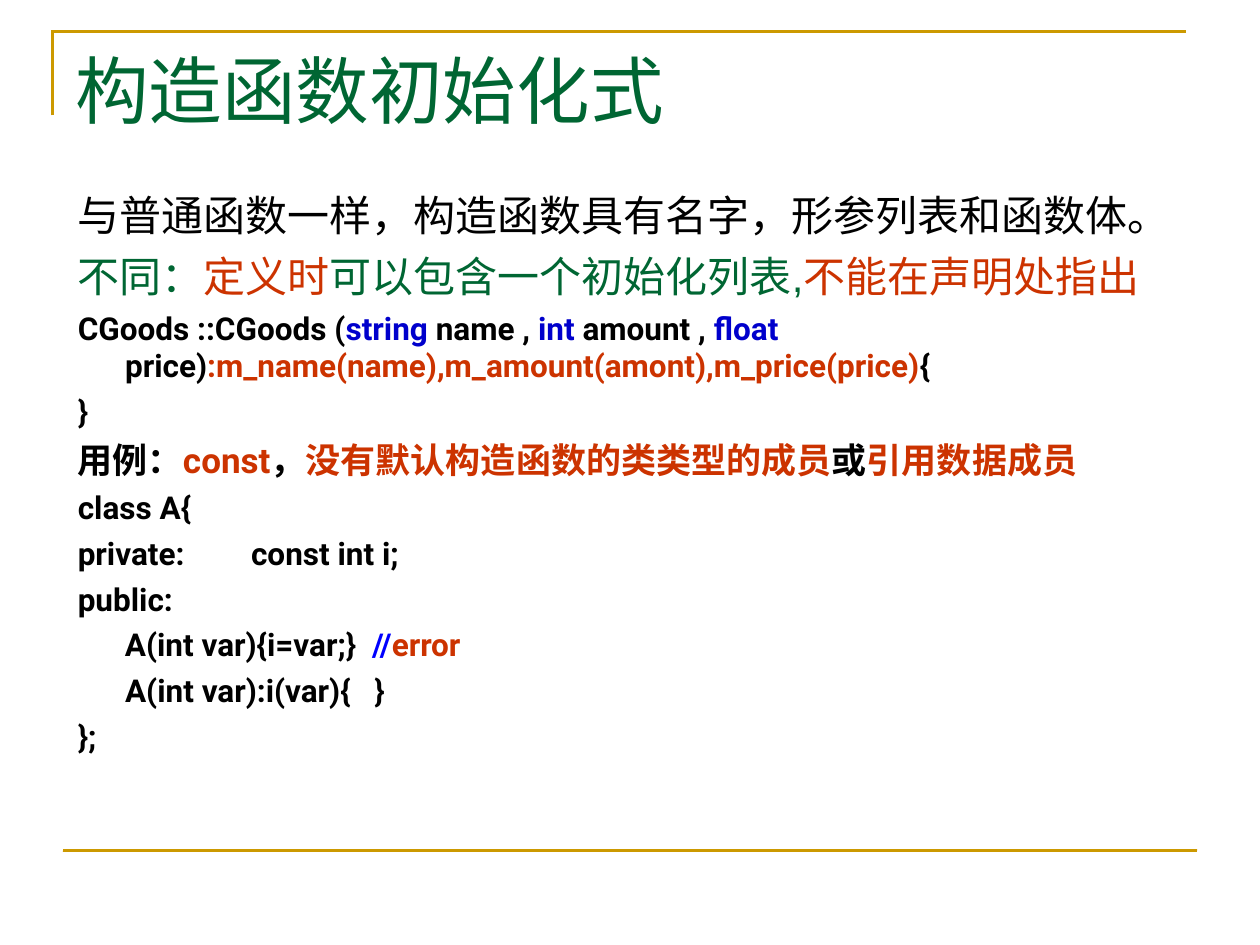
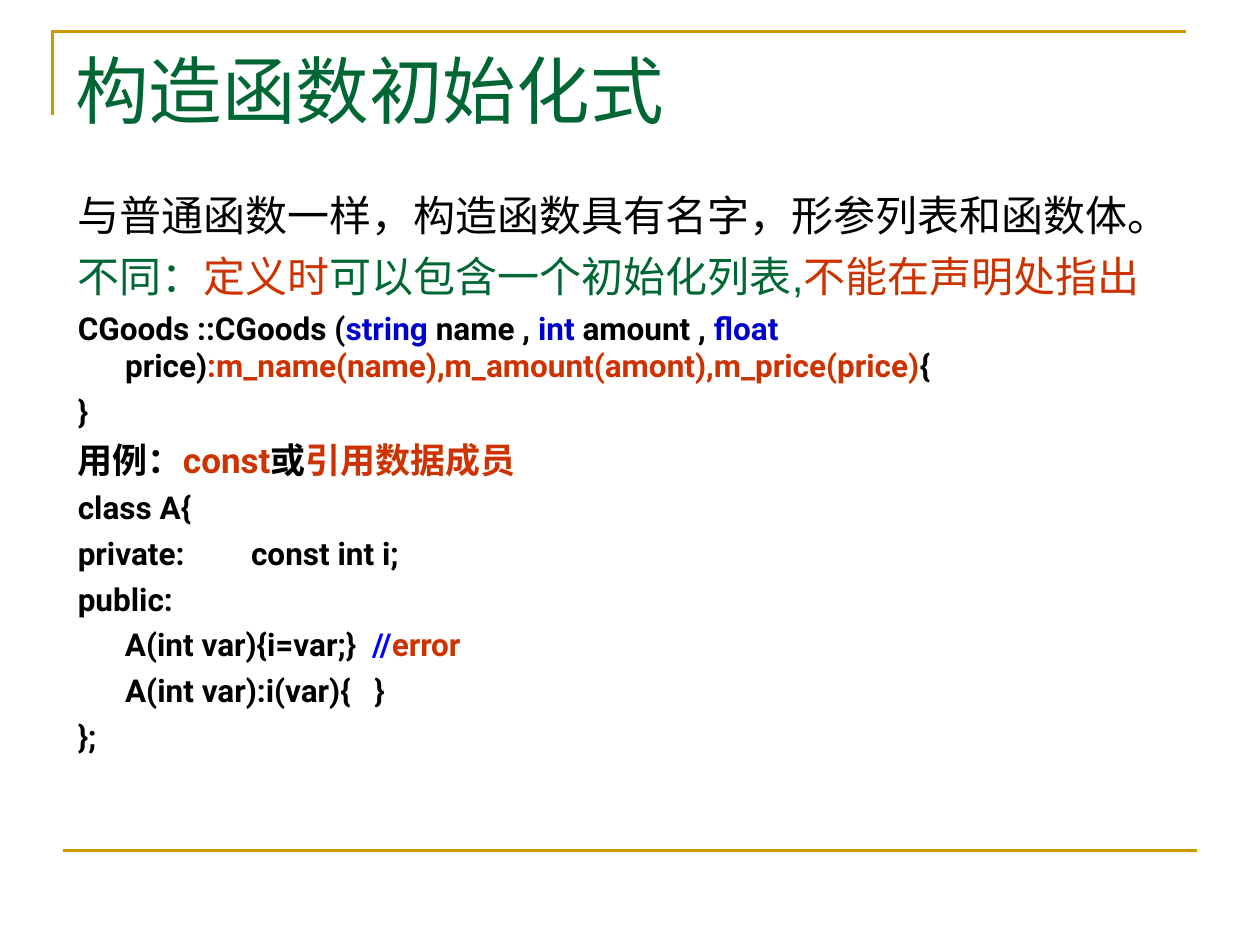
Before and after one commit to Changhe160/Changhe160.github.io, a slide deck: slide 26 of teachingRes/Cplusplus/unit04类与对象.ppt (slide 28 before the commit). Drawn at 1260x945 pixels with LibreOffice and Linux fonts; fonts in the diff are those of the drawing. Boxes give left, top, right and bottom in pixels: in the first picture for what was removed or moved away, otherwise in the second. Text is boxed around its words. In the diff, an @@ line names an element or a change of style, - is before the commit and + after.

```diff
--- a/teachingRes/Cplusplus/unit04类与对象.ppt
+++ b/teachingRes/Cplusplus/unit04类与对象.ppt
@@ text at [78, 443, 516, 477]: text changed @@
-用例：const，没有默认构造函数的类类型的成员或引用数据成员
+用例：const或引用数据成员
```
Also in this commit, not shown: 18 other slides changed, 6 slides removed.
